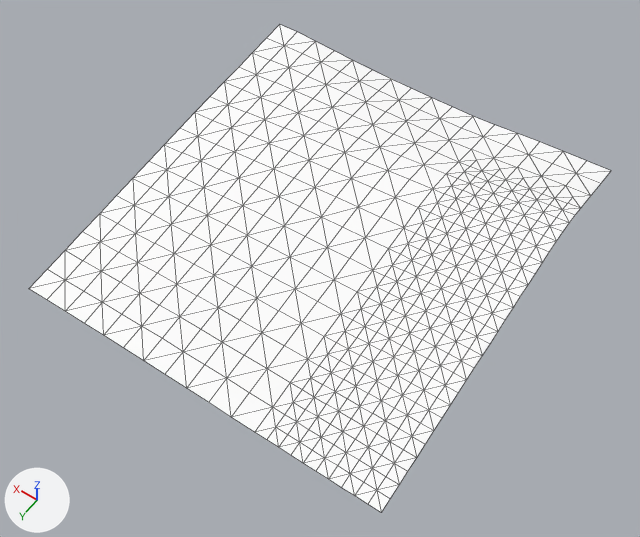
Two versions of the glTF model games/yorimichi/assets/belmonte/meshes/SM_BM_BT_Terrain_7_0.glb, one commit apart.
Before and after are seen from a 50 mm camera at (690.0, -183.0, 414.0) aimed at (883.0, -455.0, -12.0). Lighting does not change. The marker at lower left points along +X, +Y and +Z. The picture after the commit comes second. Mesh edges are drawn as thin lines.

The first picture shows 'SM_BM_BT_Terrain_7_0'.
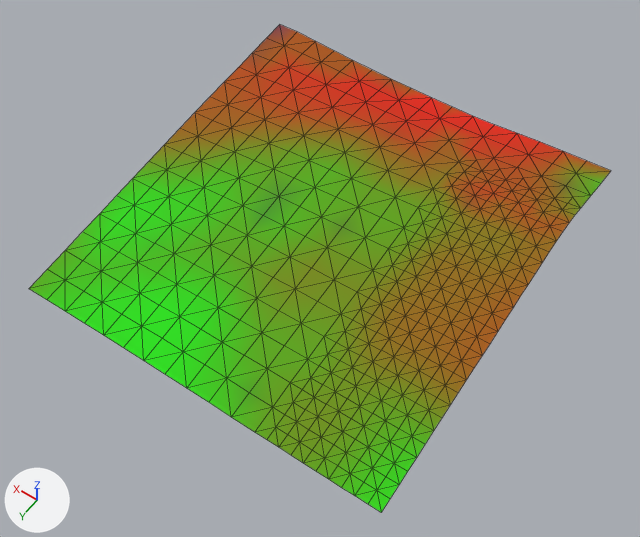
Where the change shows, as pixel boxes [x1, y1, x2, y2] in the pictures (640 x 537 px):
```json
{"part": 1, "of": "me_sm_bt_terrain_7_0", "change": "recoloured", "before": [29, 136, 601, 512], "after": [29, 136, 601, 512], "on screen": "white to green"}
{"part": 2, "of": "me_sm_bt_terrain_7_0", "change": "recoloured", "before": [165, 120, 610, 417], "after": [165, 120, 610, 417], "on screen": "darker"}
{"part": 3, "of": "me_sm_bt_terrain_7_0", "change": "recoloured", "before": [180, 25, 586, 380], "after": [180, 25, 586, 380], "on screen": "white to brown"}
```

The change, as JSON lines over the scene's bpy script:
```json
{"block": "me_sm_bt_terrain_7_0", "where": "me_sm_bt_terrain_7_0.from_pydata(...)  # 494 vertices, 904 faces; spans x 768.0..1024.0, y -600.0..-344.0, z -21.0..32.0"}
{"block": "me_sm_bt_terrain_7_0", "where": "# used by ob_sm_bm_bt_terrain_7_0; location = (0.0, 0.0, 0.0)"}
{"block": "me_sm_bt_terrain_7_0", "change": "me_sm_bt_terrain_7_0 part 1: 386 faces centred in x 770.0..1018.0, y -579.0..-347.0, z -20.0..27.0 are repainted in the vertex colours; the middle colour goes from white #ffffff to green #5aa400"}
{"block": "me_sm_bt_terrain_7_0", "change": "me_sm_bt_terrain_7_0 part 2: 234 faces centred in x 770.0..1018.0, y -595.0..-403.0, z 1.0..31.0 are repainted in the vertex colours; the middle colour goes from white #ffffff to yellow #8a7500"}
{"block": "me_sm_bt_terrain_7_0", "change": "me_sm_bt_terrain_7_0 part 3: 284 faces centred in x 770.0..1018.0, y -595.0..-427.0, z 3.0..31.0 are repainted in the vertex colours; the middle colour goes from white #ffffff to brown #a75600"}
```
